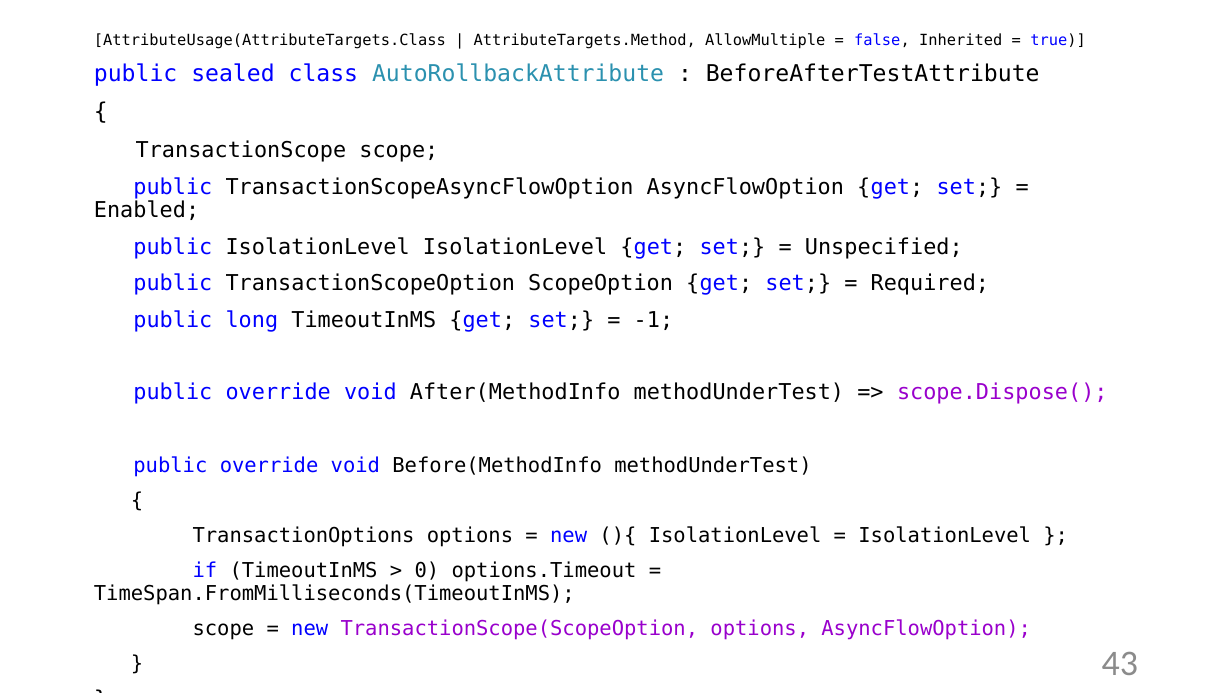
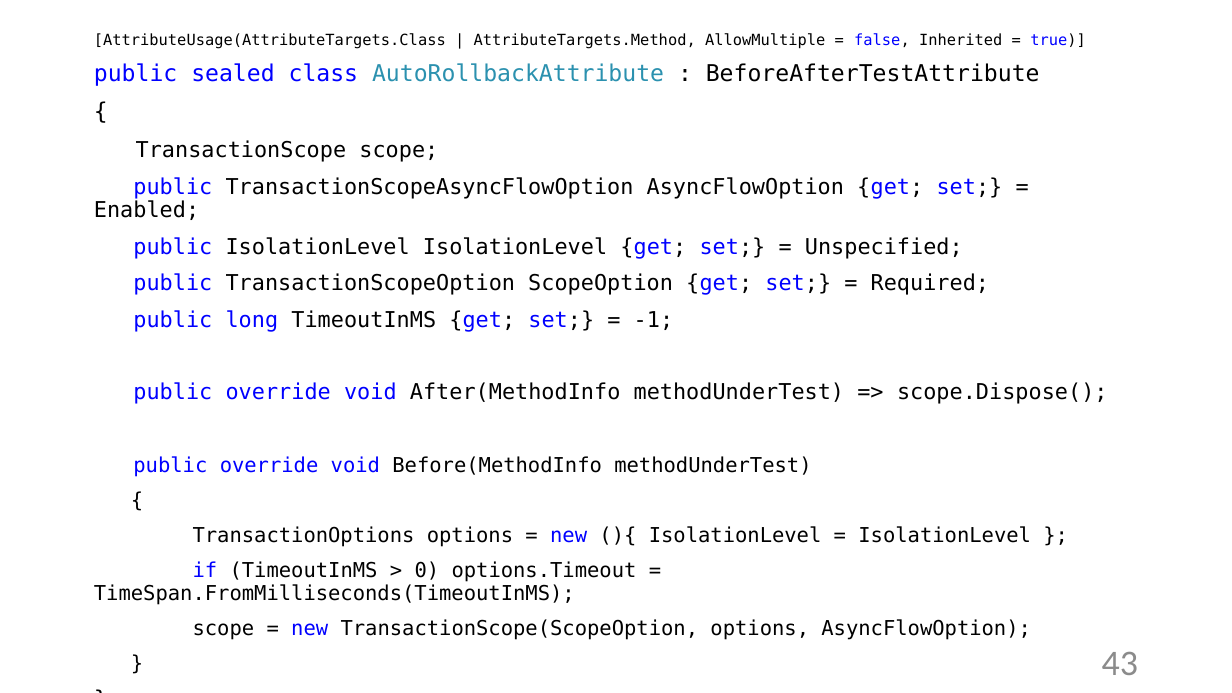
Before and after one commit to Sa1Gur/DbTest.Containers, a slide deck: slide 43 of DbaseTesting.pptx. Drawn at 1232x693 pixels with LibreOffice and Linux fonts; fonts in the diff are those of the drawing. Boxes give left, top, right and bottom in pixels: in the first picture for what was removed or moved away, otherwise in the second. Text is boxed around its words. In the diff, an @@ line names an element or a change of style, - is before the commit and + after.

```diff
--- a/DbaseTesting.pptx
+++ b/DbaseTesting.pptx
@@ text at [133, 382, 1108, 640]: text colour #9900CC to #000000 in "scope.Dispose();", "TransactionScope(ScopeOption, options, AsyncFlowOption);" @@
```
Also in this commit, not shown: 10 other slides changed, 1 slide added, 1 slide removed, 4 other files.
